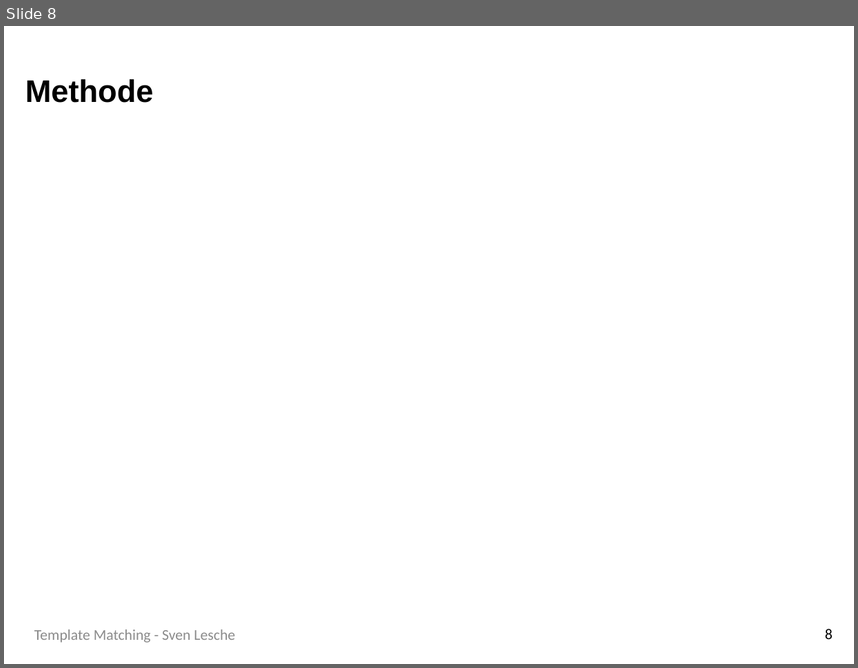
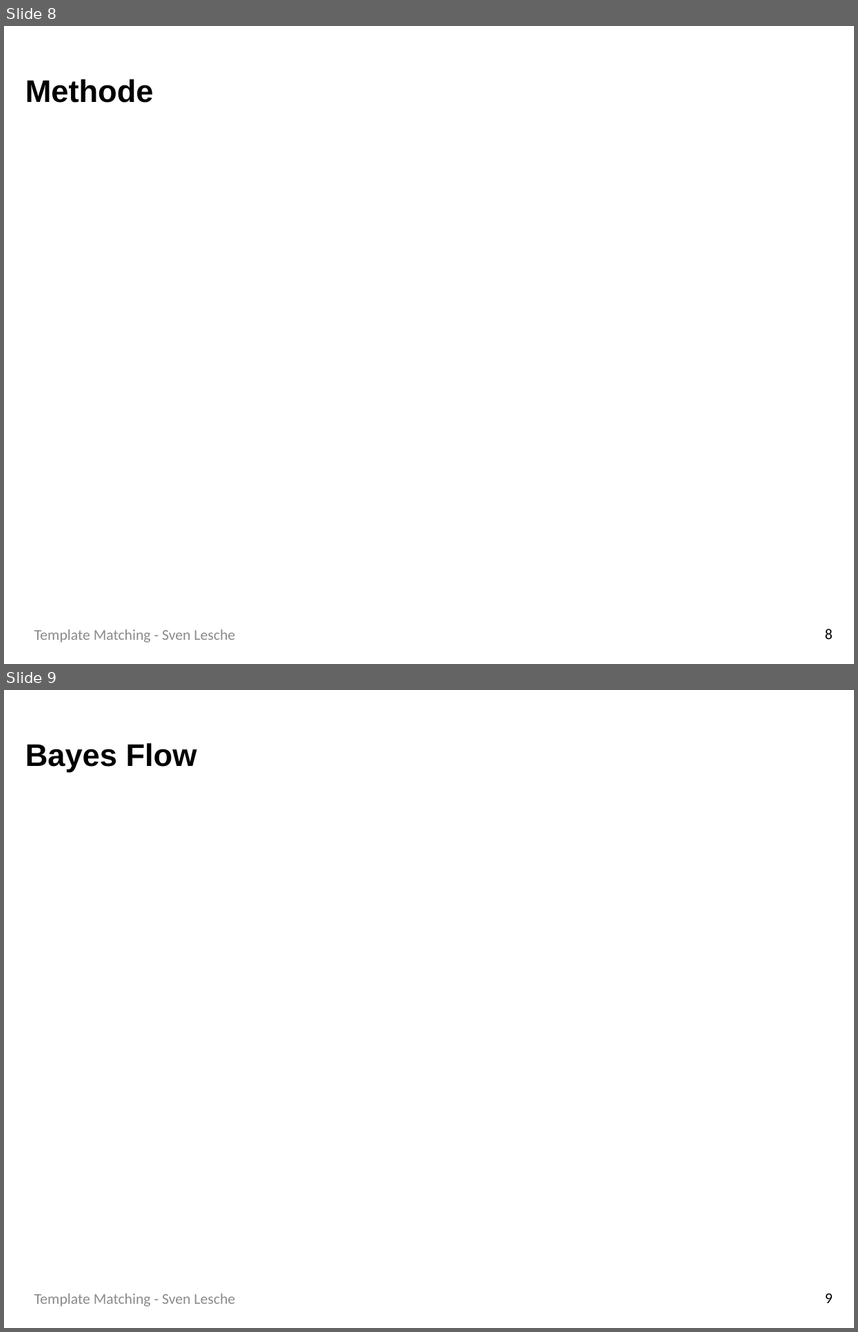
Before and after one commit to SLesche/levy-intelligence, a slide deck: presentations/levy_presentation.pptx. Shown one above the other, each under a label of ours: slide 8 before the commit, slides 8 and 9 after it. The pictures are 858x668 and 858x1332 pixels, drawn with LibreOffice and Linux fonts; fonts in the diff are those of the drawing; background and template pictures are left out. Boxes give left, top, right and bottom in pixels: in the first picture for what was removed or moved away, otherwise in the second. Text is boxed around its words. In the diff, an @@ line names an element or a change of style, - is before the commit and + after.

```diff
--- a/presentations/levy_presentation.pptx
+++ b/presentations/levy_presentation.pptx
@@ slide 9 added at (4, 690, 854, 1328), background #FFFFFF @@
@@ title added at (25, 743, 197, 772), 25 pt, text #000000, bold @@
+Bayes Flow
@@ text added at (34, 1293, 235, 1306), 12 pt, text #8C8C8C @@
+Template Matching - Sven Lesche
@@ page number added at (825, 1293, 833, 1303), 12 pt, text #000000 @@
+9
```
Also in this commit, not shown: 4 slides changed, 1 other slide added, 1 other file.
